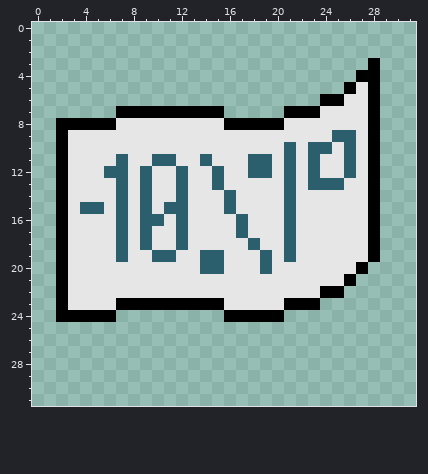
File history of a pixel-art file, Assets/Sprites/PixelArts/Relics/Coupon.aseprite. Above is the file before it was changed.
32x32 pixels, 1 frame.
After the commit:
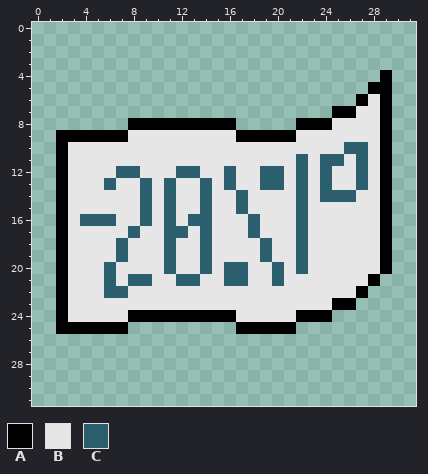
Palette (. is transparent): A #000000  B #e6e6e6  C #2c5f6e
From old to new:
Layers "Layer 2", "Layer 1":
The edit adds colour A in rows 4 to 20 at x 29; in row 21 at x 28; in row 22 at x 27; in row 23 at x 25 to 26; in row 24 at x 8 to 15 and 22 to 24; in row 25 at x 2 to 7 and 17 to 21.
Colour B gives way to colour A in row 6 at x 27; in row 7 at x 25 to 26; in row 8 at x 8 to 15 and 22 to 24; in row 9 at x 3 to 7 and 17 to 21.
The edit adds colour B in row 20 at x 28; in row 21 at x 27; in row 22 at x 26; in row 23 at x 24; in row 24 at x 7 and 21.
Colour A gives way to colour B in rows 6 to 19 at x 28; in row 20 at x 27; in row 21 at x 26; in row 22 at x 24 to 25; in row 23 at x 7 to 15 and 21 to 23; in row 24 at x 3 to 6 and 17 to 20.
Colour C gives way to colour B in row 9 at x 25 to 26; in row 10 at x 21 and 23 to 24; in row 11 at x 7, 10 to 11, 14, 18 to 19, 21, 23 and 26; in row 12 at x 6, 9, 15, 18, 21, 23 and 26; in row 13 at x 7, 12, 15, 21, 23 and 25; in row 14 at x 7, 12, 16 and 21.
Colour C gives way to colour B in row 15 at x 4 to 5, 7, 12, 16 and 21; in row 16 at x 7, 10, 12, 17 and 21; in row 17 at x 7, 9, 17 and 21; in row 18 at x 9, 12, 18 and 21; in row 19 at x 10, 15 and 21; in row 20 at x 15 and 19.
Colour B gives way to colour C in row 10 at x 27; in row 11 at x 22, 24 to 25 and 27; in row 12 at x 8, 13, 16, 20, 22, 24 and 27; in row 13 at x 6, 11, 14, 16, 19 to 20, 22 and 27; in row 14 at x 11, 14, 17, 22 and 24 to 26; in row 15 at x 14, 17 and 22.
Colour B gives way to colour C in row 16 at x 4 to 6, 11, 13 to 14, 18 and 22; in row 17 at x 8, 11, 14, 18 and 22; in row 18 at x 11, 14, 19 and 22; in row 19 at x 22; in row 20 at x 6, 11, 16 to 17, 20 and 22; in row 21 at x 6, 8 to 9, 12 to 13, 16 to 17 and 20.
Colour B gives way to colour C in row 22 at x 6 to 7.
Colour A is gone in row 3 at x 28; in row 4 at x 27 to 28; in row 5 at x 26; in row 6 at x 24 to 25; in row 7 at x 7 to 15 and 21 to 23; in row 8 at x 2 to 6 and 17 to 20.
Colour B is gone in row 5 at x 27; in row 6 at x 26; in row 7 at x 24; in row 8 at x 7 and 21.
Changed places in both pictures, as pixel boxes (x1, y1, x2, y2):
changed: (56, 58, 392, 334)
